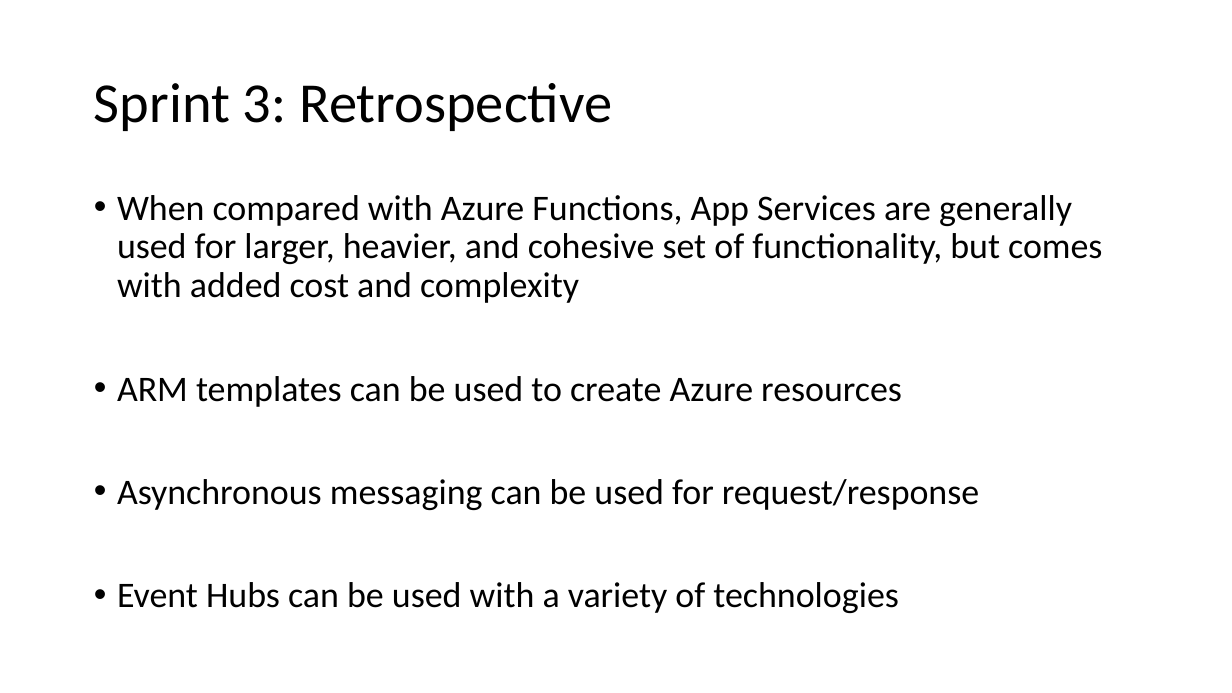
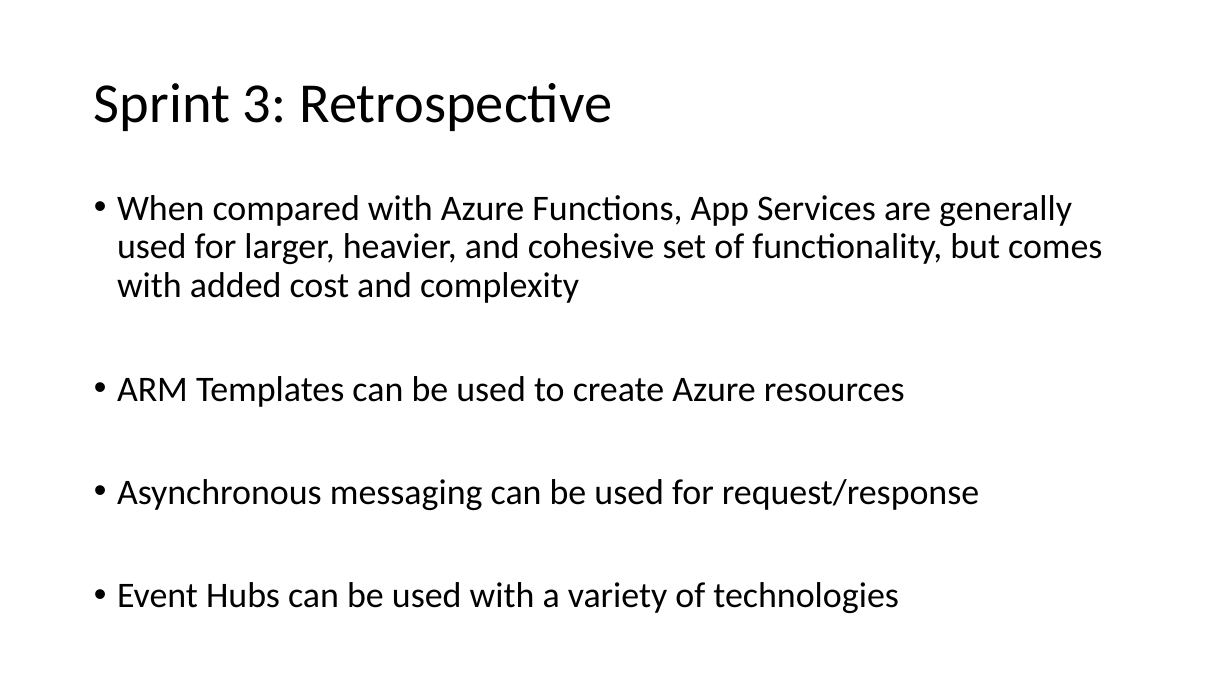
Before and after one commit to scottctr/EdaWorkshop, a slide deck: slide 14 of BusinessLogic/Docs/EdaWorkshop_Sprint3.pptx (slide 13 before the commit). Drawn at 1232x693 pixels with LibreOffice and Linux fonts; fonts in the diff are those of the drawing. Boxes give left, top, right and bottom in pixels: in the first picture for what was removed or moved away, otherwise in the second. Text is boxed around its words. In the diff, an @@ line names an element or a change of style, - is before the commit and + after.

```diff
--- a/BusinessLogic/Docs/EdaWorkshop_Sprint3.pptx
+++ b/BusinessLogic/Docs/EdaWorkshop_Sprint3.pptx
@@ text at (x1=117, y1=376, x2=905, y2=407): text changed @@
-• ARM templates can be used to create Azure resources
+• ARM Templates can be used to create Azure resources
```
Also in this commit, not shown: 9 other slides changed, 1 slide added, 3 other files.
